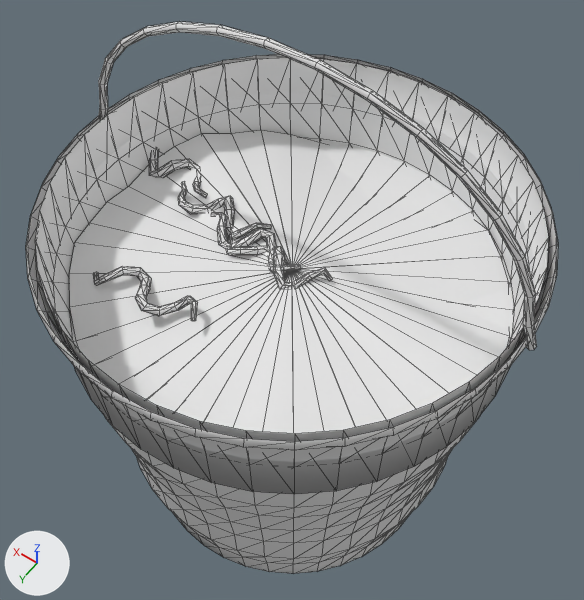
The FBX model Assets/Props/SRZ/Fishing/SRZ_WormBucket/SRZ_WormBucket.fbx as it was, and as the next commit left it.
One viewpoint serves both versions: a camera (50 mm lens) standing at (-0.182, 0.254, 0.579) and looking at (0.0, 0.0, 0.179). Lighting does not change. The marker at lower left points along +X, +Y and +Z. The older version comes first. Mesh edges are drawn as thin lines. Objects named as collision shapes, trigger or cutter boxes, shadow casters or lower levels of detail are left out. Where no turn or scale is listed for an object, it has been applied to the vertices. Vertices at exactly the same position are counted once.

In view in the first picture: 'SRZ_Prop_WormBucket_LOD0'.
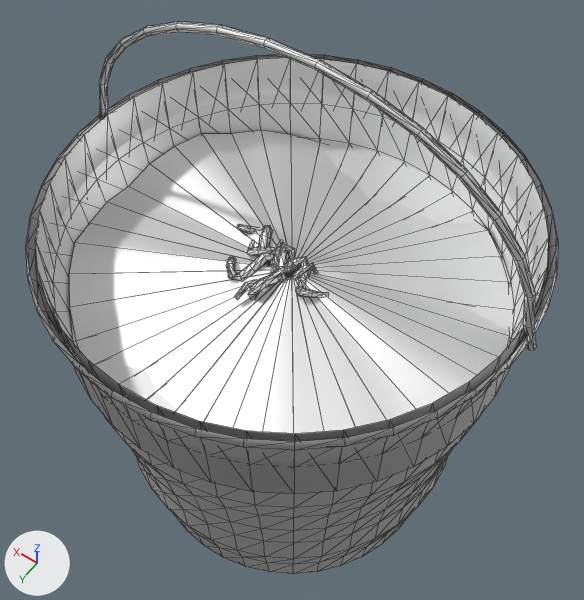
Edits to the scene script, one JSON object a line:
```json
{"op": "set", "path": "mat_srz_prop_wormbucket_mat.metallic", "old": "0.0", "new": "1.0"}
{"block": "me_srz_prop_wormbucket_lod0", "where": "# used by ob_srz_prop_wormbucket_lod0; location = (0.0, 0.0, 0.0)"}
{"op": "remove", "block": "me_srz_prop_wormbucket_lod0", "code": "me_srz_prop_wormbucket_lod0.from_pydata(...)  # 1328 vertices, 2264 faces; spans x -0.147..0.153, y -0.144..0.144, z 0.0..0.362"}
{"op": "add", "block": "me_srz_prop_wormbucket_lod0", "code": "me_srz_prop_wormbucket_lod0.from_pydata(...)  # 1328 vertices, 2264 faces; spans x -0.147..0.147, y -0.144..0.144, z 0.0..0.362"}
{"block": "me_srz_prop_wormbucket_lod0", "change": "me_srz_prop_wormbucket_lod0 part 1: 420 of 1328 vertices moved; they spanned x -0.025..0.153, y -0.038..0.077, z 0.203..0.216 and now span x -0.028..0.048, y -0.021..0.038, z 0.203..0.216; mean shift (-0.047, -0.002, 0.0); largest move (0.153, -0.023, 0.207) -> (0.002, 0.003, 0.207)"}
```

Where the change shows, as pixel boxes (x1, y1, x2, y2) in the pictures (584 x 600 px; the box of a moved part takes in the faces that stretch with it):
```json
{"object": "SRZ_Prop_WormBucket_LOD0", "change": "surface changed, reshaped", "before": [26, 22, 558, 573], "after": [26, 22, 558, 573]}
{"part": 1, "of": "me_srz_prop_wormbucket_lod0", "change": "moved or reshaped", "before": [93, 150, 333, 321], "after": [226, 224, 326, 300]}
```
